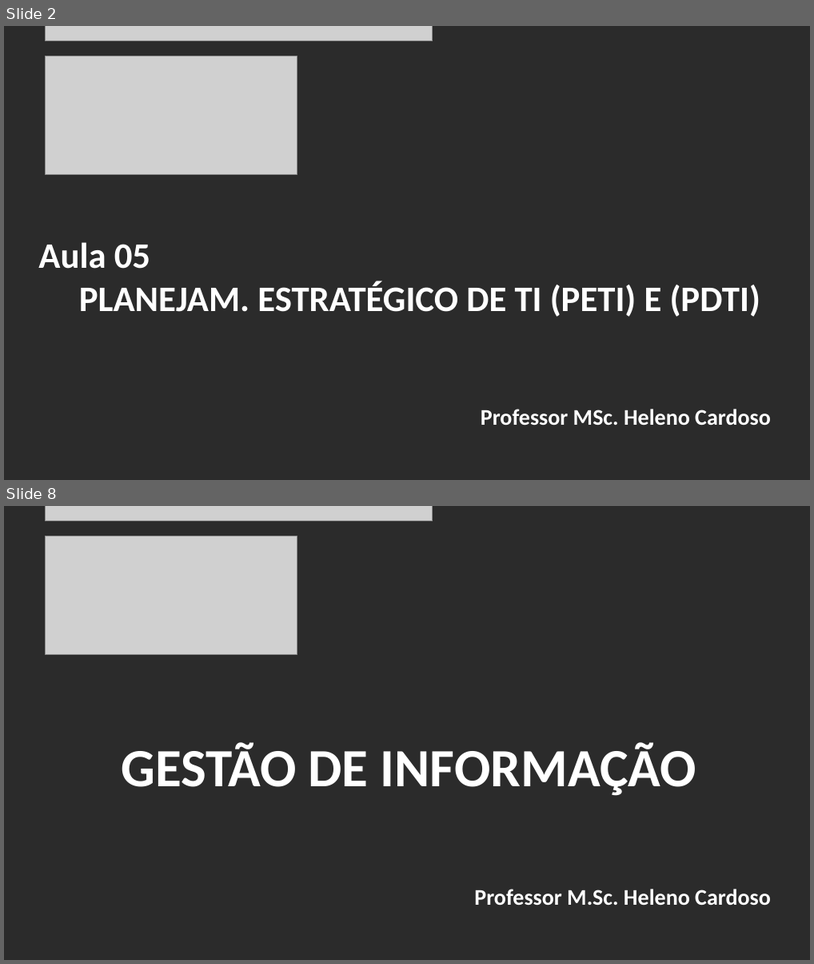
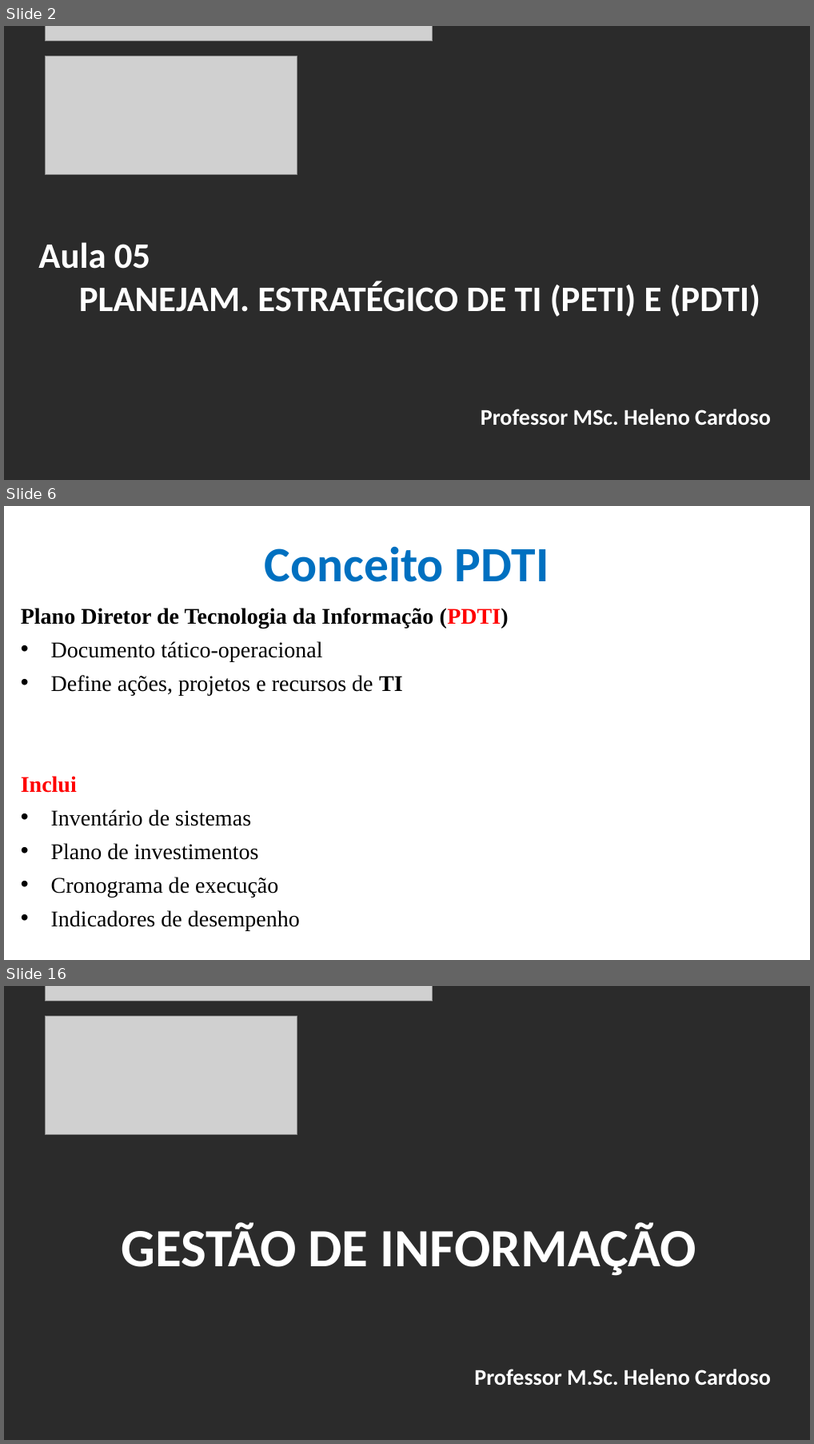
Before and after one commit to CloudEducationBrazil/GestaoInformacaoUniRuyWyden, a slide deck: 01 Classes/Aula5 - Gestão da Informação - PLANEJAMENTO ESTRATÉGICO DE TI (PETI) E PLANO DIRETOR DE TI (PDTI).pptx. Shown one above the other, each under a label of ours: slides 2 and 8 before the commit, slides 2, 6 and 16 after it; the slides between them are not shown. The pictures are 814x964 and 814x1444 pixels, drawn with LibreOffice and Linux fonts; fonts in the diff are those of the drawing; grey boxes stand for pictures; background and template pictures are left out; a plain dark background stands for a picture behind light text. Boxes give left, top, right and bottom in pixels: in the first picture for what was removed or moved away, otherwise in the second. Text is boxed around its words. In the diff, an @@ line names an element or a change of style, - is before the commit and + after.

Commit message:
Gestão de Informação Slides de Aula e Exercícios ...

```diff
--- a/01 Classes/Aula5 - Gestão da Informação - PLANEJAMENTO ESTRATÉGICO DE TI (PETI) E PLANO DIRETOR DE TI (PDTI).pptx
+++ b/01 Classes/Aula5 - Gestão da Informação - PLANEJAMENTO ESTRATÉGICO DE TI (PETI) E PLANO DIRETOR DE TI (PDTI).pptx
@@ slide 6 added at (x1=4, y1=506, x2=810, y2=960), background picture (left out) @@
@@ title added at (x1=265, y1=546, x2=550, y2=582), 44 pt, text #0070C0, bold @@
+Conceito PDTI
@@ text added at (x1=21, y1=608, x2=509, y2=930), 20 pt, text #000000 @@
+Plano Diretor de Tecnologia da Informação (PDTI)
+• Documento tático-operacional
+• Define ações, projetos e recursos de TI
+Inclui
+• Inventário de sistemas
+• Plano de investimentos
+• Cronograma de execução
+• Indicadores de desempenho
@@ what was slide 8 is now slide 16 @@
```
Also in this commit, not shown: 5 slides changed, 7 other slides added, 21 other files.
